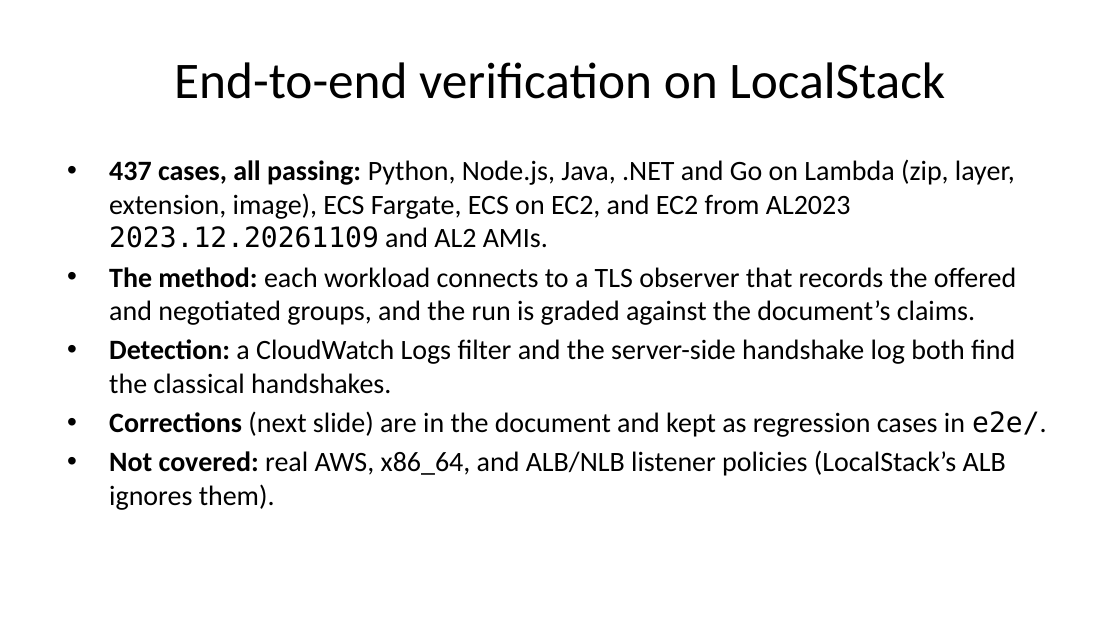
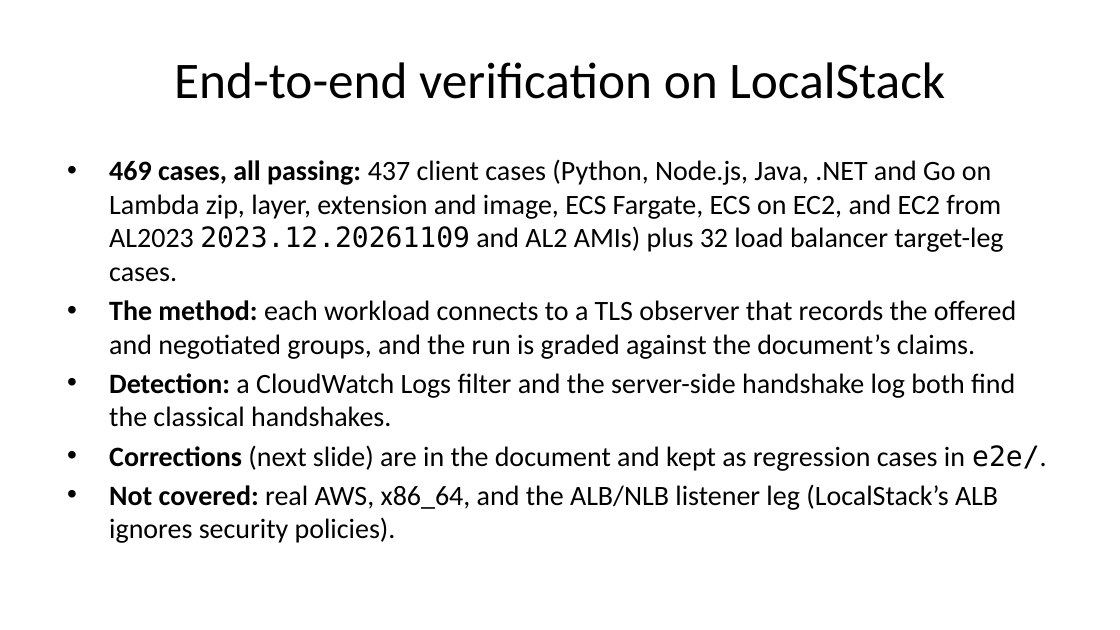
Before and after one commit to moolivkkr/PQC, a slide deck: slide 26 of PQC-Summary.pptx. Drawn at 1120x630 pixels with LibreOffice and Linux fonts; fonts in the diff are those of the drawing. Boxes give left, top, right and bottom in pixels: in the first picture for what was removed or moved away, otherwise in the second. Text is boxed around its words. In the diff, an @@ line names an element or a change of style, - is before the commit and + after.

Commit message:
Docs: ALB-to-container target leg results in the Load balancers tab, language tabs, overview, deck and README
- Load balancers tab: e2e target-leg table per language (no fix / fix / PQ by default) and the LocalStack listener limit
- Each language tab's simple-server case: the target-leg result; Java 8 + kit v2 server now tested
- Deck: new 'ALB to container' slide (35 slides), 469 cases on the verification slide
- Rebuilt HTML, PDF, DOCX

```diff
--- a/PQC-Summary.pptx
+++ b/PQC-Summary.pptx
@@ text at [109,160,1003,282]: text changed @@
-• 437 cases, all passing: Python, Node.js, Java, .NET and Go on Lambda (zip, layer, extension, image), ECS Fargate, ECS on EC2, and EC2 from AL2023 2023.12.20261109 and AL2 AMIs.
+• 469 cases, all passing: 437 client cases (Python, Node.js, Java, .NET and Go on Lambda zip, layer, extension and image, ECS Fargate, ECS on EC2, and EC2 from AL2023 2023.12.20261109 and AL2 AMIs) plus 32 load balancer target-leg cases.
@@ text at [109,485,998,543]: text changed @@
-• Not covered: real AWS, x86_64, and ALB/NLB listener policies (LocalStack’s ALB ignores them).
+• Not covered: real AWS, x86_64, and the ALB/NLB listener leg (LocalStack’s ALB ignores security policies).
```
Also in this commit, not shown: 1 other slide changed, 1 slide added, 12 other files.
